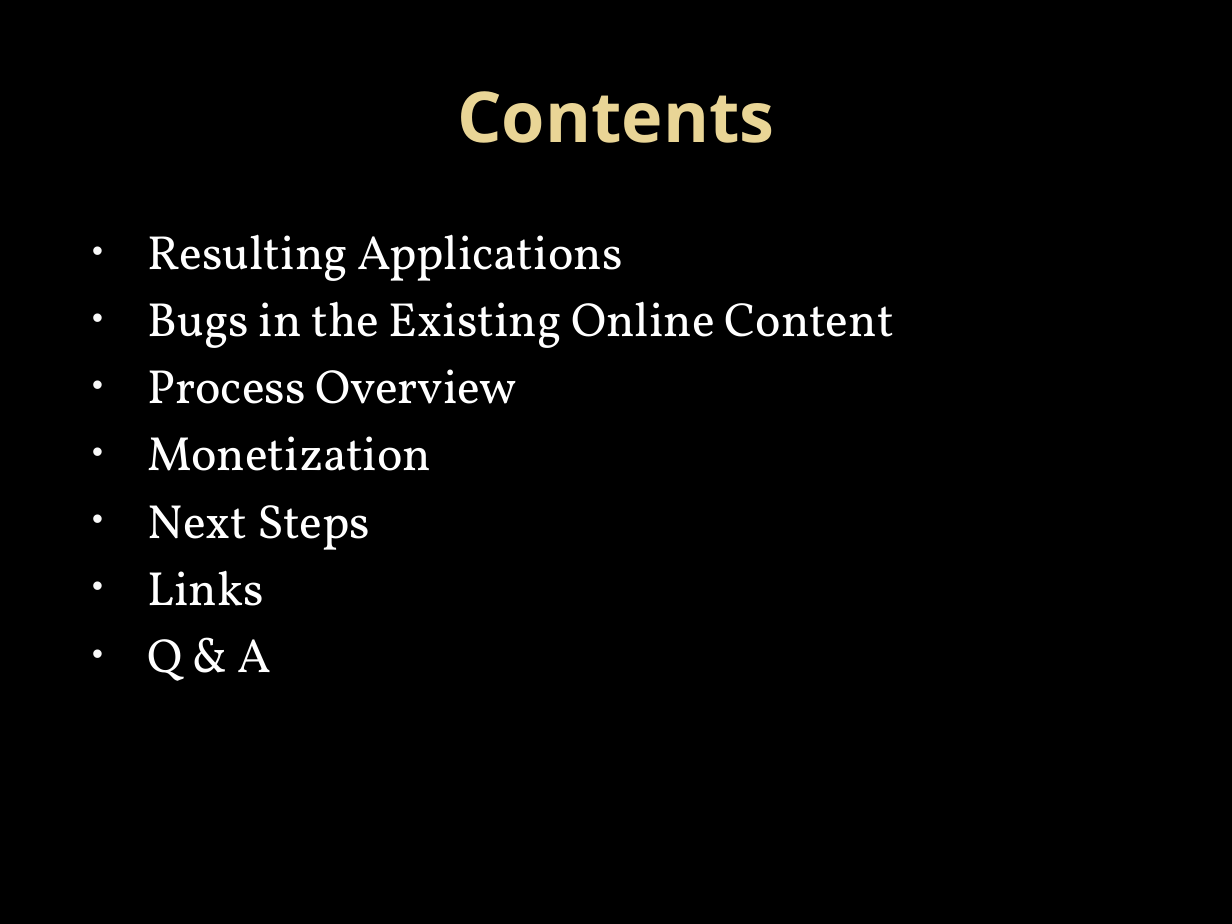
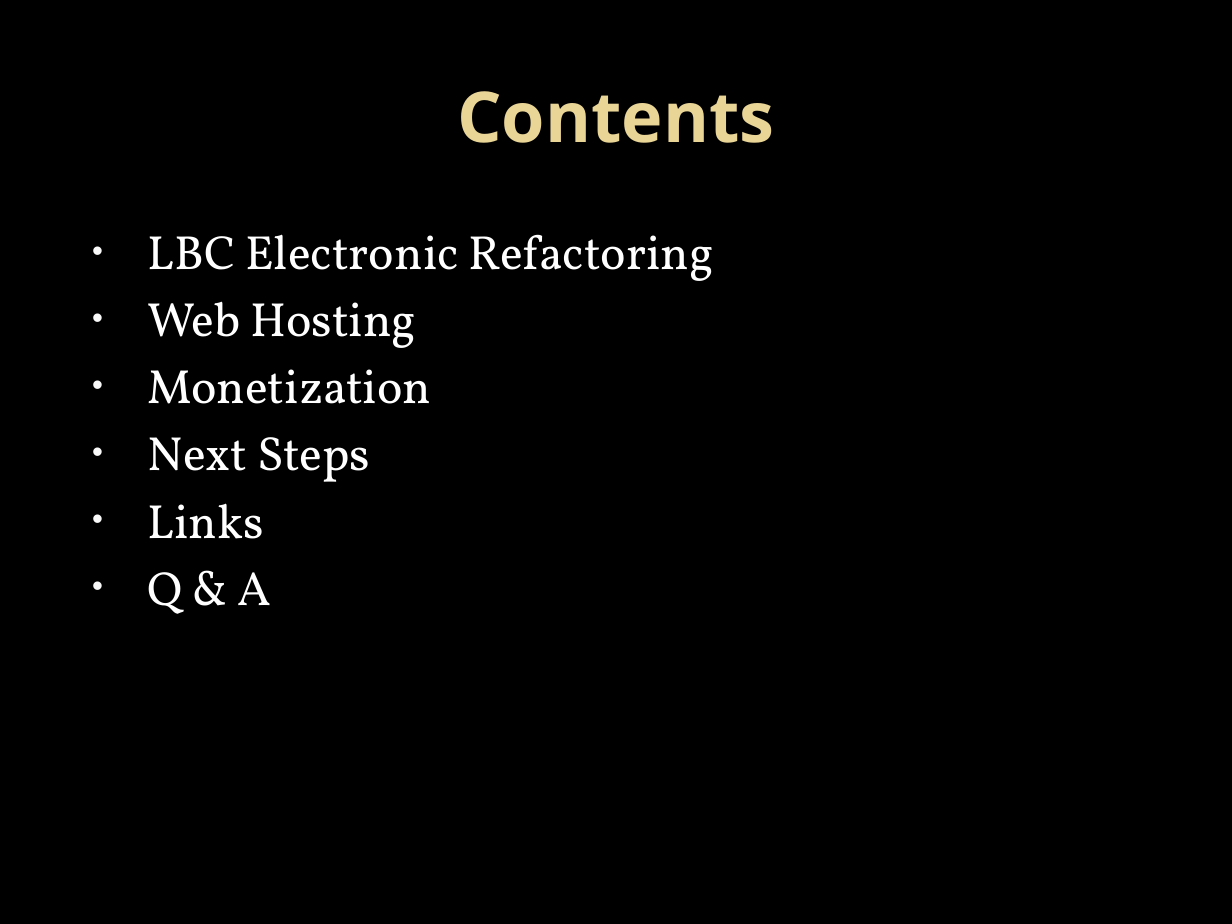
Before and after one commit to stevemac321/python, a slide deck: slide 2 of LBC Electronic Reformating.pptx. Drawn at 1232x924 pixels with LibreOffice and Linux fonts; fonts in the diff are those of the drawing; background and template pictures are left out. Boxes give left, top, right and bottom in pixels: in the first picture for what was removed or moved away, otherwise in the second. Text is boxed around its words. In the diff, an @@ line names an element or a change of style, - is before the commit and + after.

```diff
--- a/LBC Electronic Reformating.pptx
+++ b/LBC Electronic Reformating.pptx
@@ text at (148, 234, 713, 348): text changed @@
-• Resulting Applications
-• Bugs in the Existing Online Content
-• Process Overview
+• LBC Electronic Refactoring
+• Web Hosting
```
Also in this commit, not shown: 2 other slides changed, 2 slides added.
